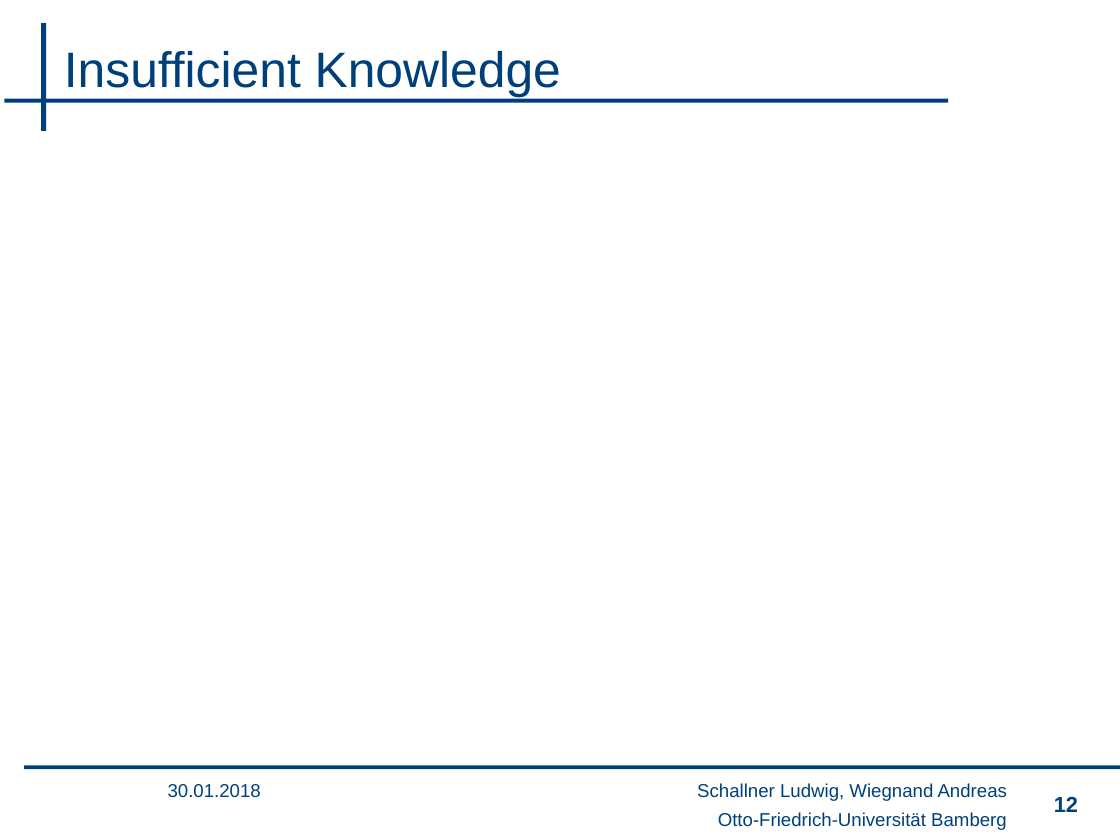
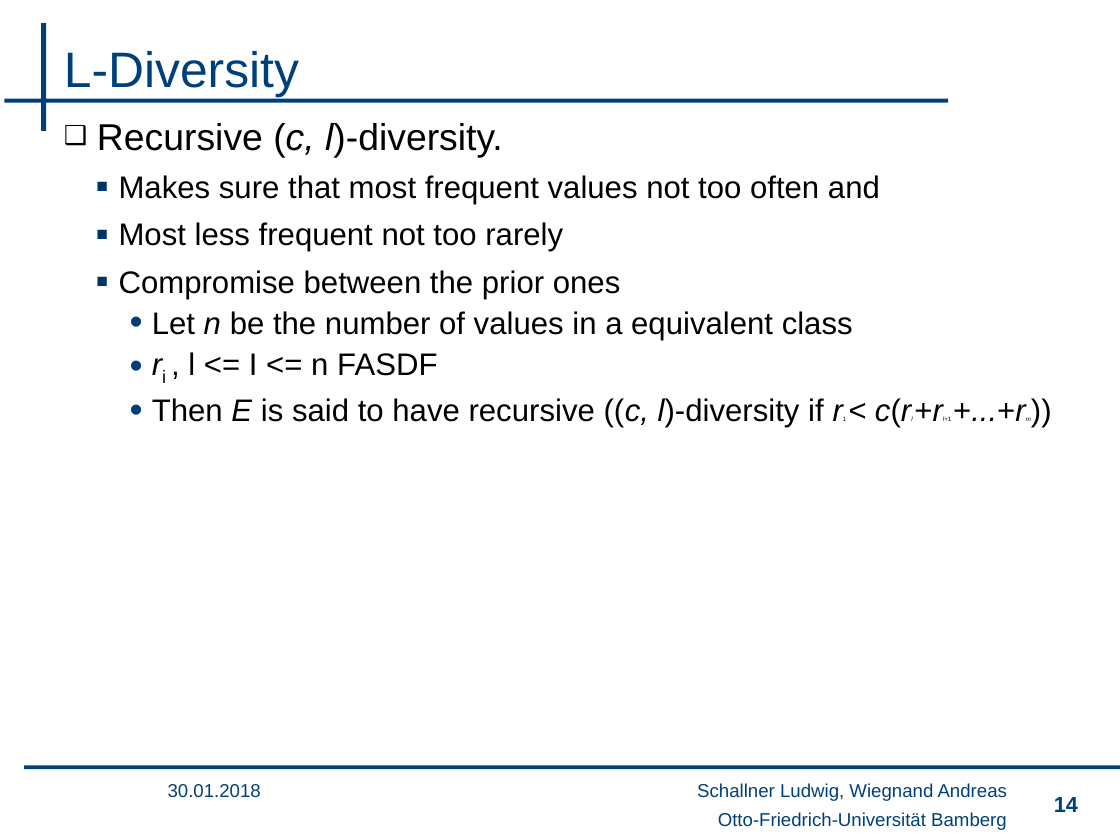
Before and after one commit to wsgan001/PSI-MSem, a slide deck: slide 14 of presentation/sicherheits_lu.pptx (slide 12 before the commit). Drawn at 1120x840 pixels with LibreOffice and Linux fonts; fonts in the diff are those of the drawing; background and template pictures are left out. Boxes give left, top, right and bottom in pixels: in the first picture for what was removed or moved away, otherwise in the second. Text is boxed around its words. In the diff, an @@ line names an element or a change of style, - is before the commit and + after.

```diff
--- a/presentation/sicherheits_lu.pptx
+++ b/presentation/sicherheits_lu.pptx
@@ title at <box>64,51,299,97</box>: text changed @@
-Insufficient Knowledge
+L-Diversity
@@ text added at <box>97,123,911,428</box>, 20 pt, text #000000 @@
+❑ Recursive (c, l)-diversity.
+  ▪ Makes sure that most frequent values not too often and
+  ▪ Most less frequent not too rarely
+  ▪ Compromise between the prior ones
+    • Let n be the number of values in a equivalent class
+    • ri , l <= I <= n FASDF
+    • Then E is said to have recursive ((c, l)-diversity if r1 < c(rl +rl+1 +...+rm))
@@ page number at <box>1054,797,1078,812</box>: text changed @@
-12
+14
```
Also in this commit, not shown: 8 other slides changed, 1 slide added.
